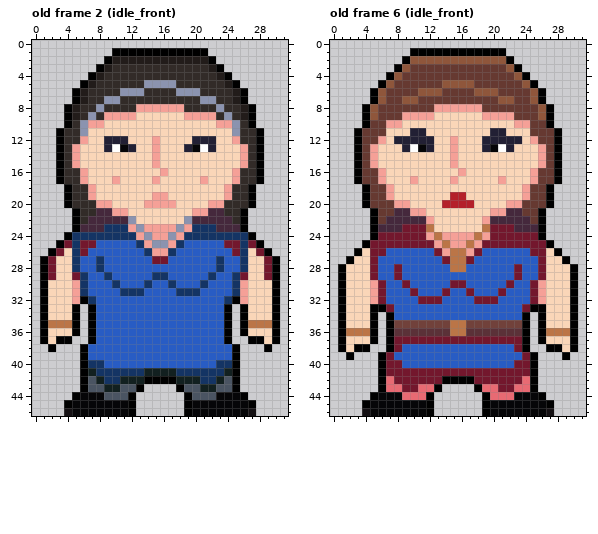
One commit to this pixel-art file: Assets/Characters/NPCs/Man.aseprite. The picture above was drawn from the file before the commit.
32x47 pixels, 30 frames. Shown: old frame 2 (idle_front), old frame 6 (idle_front). The commit also changed other frames, which this record leaves out.
And afterwards:
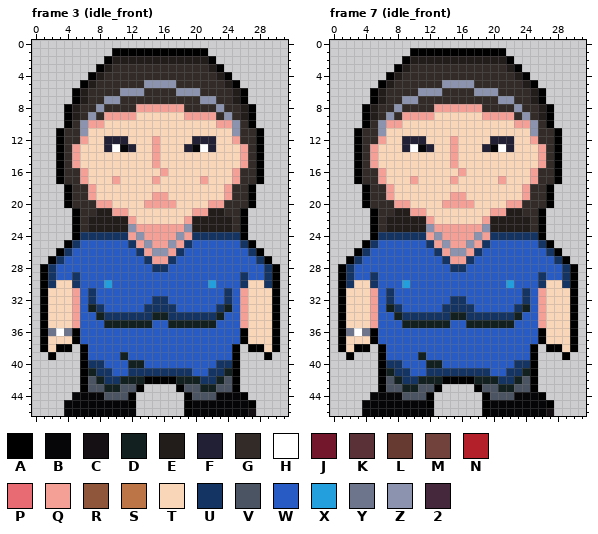
Palette (. is transparent): A #000000  B #060608  C #141013  D #122020  E #221c1a  F #222034  G #322b28  H #ffffff  J #73172d  K #5b3138  L #663931  M #71413b  N #b4202a  P #e86a73  Q #f5a097  R #8f563b  S #bb7547  T #fad6b8  U #143464  V #4a5462  W #285cc4  X #249fde  Y #6d758d  Z #8b93af  2 #45283c
Change:
frames 30 -> 33
Frame 3 (idle_front) against old frame 2 (idle_front), layers "Head", "Body":
y 21: x 8..9 22 -> EE; x 22..23 22 -> EE
y 22: x 7..12 22222Z -> EEEEEQ; x 19..24 Z22222 -> QEEEEE
y 23: x 6..13 222UUUQZ -> GEEEEEZQ; x 18..25 ZQUUU222 -> QZEEEEEG
y 24: x 4..5 AU -> .A; x 12..14 UQZ -> QZQ; x 17..19 ZQU -> QZQ; x 26..27 UA -> A.
y 25: x 3..4 AJ -> .A; x 6..7 JJ -> WW; x 12..19 WUQZZQUW -> UQZQQZQU; x 24..25 JJ -> WW; x 27..28 JA -> A.
y 26: x 2..6 AJTUJ -> .AUWW; x 13..18 WUQQUW -> UQZZQU; x 25..29 JUTJA -> WWUA.
y 27: x 1..5 AJTTU -> .AUWW; x 8 U -> W; x 14..17 WJJW -> UQQU; x 23 U -> W; x 26..30 UTTJA -> WWUA.
y 28: x 2..5 JTTU -> UWWW; x 8 U -> W; x 15..16 WW -> UU; x 23 U -> W; x 26..29 UTTJ -> WWWU
y 29: x 2..6 JTTJU -> UWWUW; x 9 U -> W; x 15..16 UU -> WW; x 22 U -> W; x 25..29 UJTTJ -> WUWWU
y 30: x 2 T -> U; x 5..6 QU -> UW; x 9..10 WU -> XW; x 14 U -> W; x 17 U -> W; x 21..22 UW -> WX; x 25..26 UQ -> WU; x 29 T -> U
y 31: x 6..7 UW -> WU; x 11..13 UUU -> WWW; x 18..20 UUU -> WWW; x 24..25 WU -> UW
y 32: x 6 A -> W; x 15..16 WW -> UU; x 25 A -> W
y 33: x 5..8 A.AW -> QWDU; x 14..17 WWWW -> UUUU; x 23..26 WA.A -> UDWQ
y 34: x 5..26 A.AWWWWWWWWWWWWWWWWA.A -> QWWDUUUUUUDDUUUUUUDWWQ
y 35: x 2..7 SSSA.A -> TTTQWW; x 9..14 WWWWWW -> DDDDDD; x 17..22 WWWWWW -> DDDDDD; x 24..29 A.ASSS -> WWQTTT
y 36: x 2..4 TTT -> YHY; x 6..7 .A -> WW; x 24..25 A. -> WW
y 37: x 3..7 AA..A -> TTAWW; x 24..28 A..AA -> WWATT
y 38: x 1..4 .A.. -> ATAA; x 27..30 ..A. -> AATA
y 39: x 2 . -> A; x 11 W -> D; x 29 . -> A
y 40: x 12..13 WW -> DD
y 41: x 10..11 UU -> WW; x 14..17 DDDD -> UUUU; x 20..21 UU -> WW
y 44: x 5 A -> B
y 45: x 4 A -> B
y 46: x 4 C -> B; x 12 A -> B
Frame 7 (idle_front) against old frame 6 (idle_front), layer "Head":
y 2: x 10..21 RRRRRRRRRRRR -> EEEEEEEEEEEE
y 3: x 9..22 RLLLLLLLLLLLLR -> EGGGGGGGGGGGGE
y 4: x 8..23 RLLLLLLLLLLLLLLR -> EGGGGGGGGGGGGGGE
y 5: x 7..24 RLLLLLLRRRRLLLLLLR -> EGGGGGGZZZZGGGGGGE
y 6: x 6..25 RLLLLRRRLLLLRRRLLLLR -> EGGGGZZZGGGGZZZGGGGE
y 7: x 6..25 RLLRRLLLLLLLLLLRRLLR -> EGGZZGGGGGGGGGGZZGGE
y 8: x 5..12 RLLLLLLL -> EGGZGGGG; x 19..26 LLLLLLLR -> GGGGZGGE
y 9: x 5..8 RLLL -> EGZG; x 23..26 LLLR -> GZGE
y 10: x 5..6 LL -> GZ; x 25..26 LL -> ZG
y 11: x 4..6 LLL -> GGZ; x 10..11 FF -> TT; x 20..21 FF -> TT; x 25..27 LLL -> ZGG
y 12: x 4..5 LL -> GG; x 8 F -> T; x 12 F -> T; x 19 F -> T; x 23 F -> T; x 26..27 LL -> GG
y 13..15: x 4 L -> G; x 27 L -> G
y 16..17: x 4..5 LL -> GG; x 26..27 LL -> GG
y 18: x 5..6 LL -> GG; x 25..26 LL -> GG
y 19: x 5..6 LL -> GG; x 15..16 NN -> QQ; x 25..26 LL -> GG
y 20: x 5..7 LLL -> GGG; x 14..17 NNNN -> QQQQ; x 24..26 LLL -> GGG
y 21: x 6..9 LL22 -> GGEE; x 22..25 22LL -> EEGG
y 22: x 6..11 L22222 -> GEEEEE; x 20..25 22222L -> EEEEEG
y 23: x 6..25 222JJJSTTTTTTSJJJ222 -> GEEEEEZQQQQQQZEEEEEG
y 24: x 6..11 JJJJJJ -> UUUUUU; x 13 S -> Z; x 18 S -> Z; x 20..25 JJJJJJ -> UUUUUU
y 25: x 5..12 JJJJJJJJ -> UWWWWWWU; x 14 S -> Z; x 17 S -> Z; x 19..26 JJJJJJJJ -> UWWWWWWU
y 26: x 4..6 TJJ -> UWW; x 13 J -> U; x 15..16 SS -> ZZ; x 18 J -> U; x 25..27 JJT -> WWU
y 27: x 3..5 TTJ -> UWW; x 14..17 JSSJ -> UQQU; x 26..28 JTT -> WWU
y 28: x 2..5 TTTJ -> UWWW; x 8 J -> W; x 15..16 SS -> UU; x 23 J -> W; x 26..29 JTTT -> WWWU
y 29: x 2..5 TTTJ -> UWWU; x 8 J -> W; x 23 J -> W; x 26..29 JTTT -> UWWU
y 30: x 2 T -> U; x 5..6 QJ -> UW; x 9 J -> X; x 15..16 JJ -> WW; x 22 J -> X; x 25..26 JQ -> WU; x 29 T -> U
y 31: x 6..7 JW -> WU; x 10 J -> W; x 14 J -> W; x 17 J -> W; x 21 J -> W; x 24..25 WJ -> UW
y 32: x 6..7 JW -> WU; x 11..13 JJJ -> WWW; x 15..16 WW -> UU; x 18..20 JJJ -> WWW; x 24..25 WJ -> UW
y 33: x 5..8 AAJW -> QWDU; x 14..17 WWWW -> UUUU; x 23..26 WJAA -> UDWQ
y 34: x 5..26 A.AWWWWWWWWWWWWWWWWA.A -> QWWDUUUUUUDDUUUUUUDWWQ
y 35: x 5..26 A.AMMMMMMMSSMMMMMMMA.A -> QWWWDDDDDDWWDDDDDDWWWQ
y 36: x 2..4 SSS -> YHY; x 6..25 .AKKKKKKKSSKKKKKKKA. -> WWWWWWWWWWWWWWWWWWWW; x 27..29 SSS -> TTT
y 37: x 6..25 .AJJJJJJJJJJJJJJJJA. -> WWWWWWWWWWWWWWWWWWWW
y 38: x 6..8 .AJ -> AWW; x 23..25 JA. -> WWA
y 39: x 7 J -> W; x 11 W -> D; x 24 J -> W
y 40: x 7..8 JJ -> UU; x 12..13 WW -> DD; x 23..24 JJ -> UU
y 41: x 7..24 JJJJJJJJJJJJJJJJJJ -> DUUWWUUUUUUUUWWUUD
y 42: x 7..13 PJJJJJJ -> VDUUDDD; x 18..24 JJJJJJP -> DDDUUDV
y 43: x 7..12 PPJJPP -> VVDDVV; x 19..24 PPJJPP -> VVDDVV
y 44: x 5 A -> B; x 9..11 PPP -> VVV; x 20..22 PPP -> VVV
y 45: x 4 A -> B
y 46: x 4 C -> B; x 12 A -> B
Pixel boxes of the changes (left, top, right, bottom) in both pictures:
changed: (40, 208, 280, 416)
changed: (346, 56, 570, 416)
